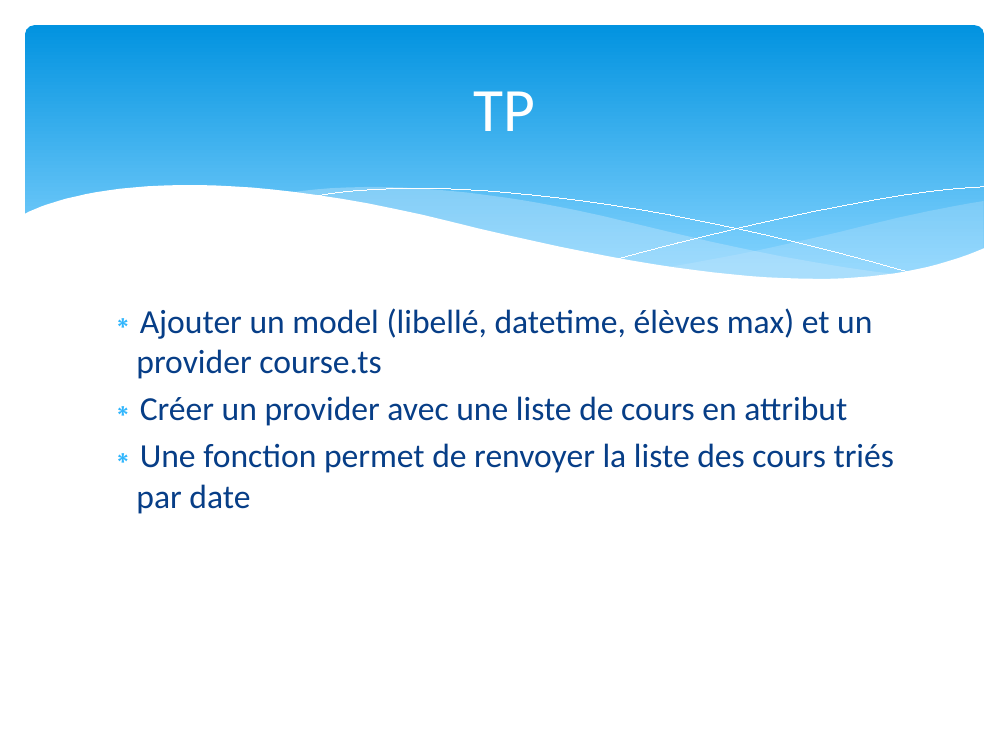
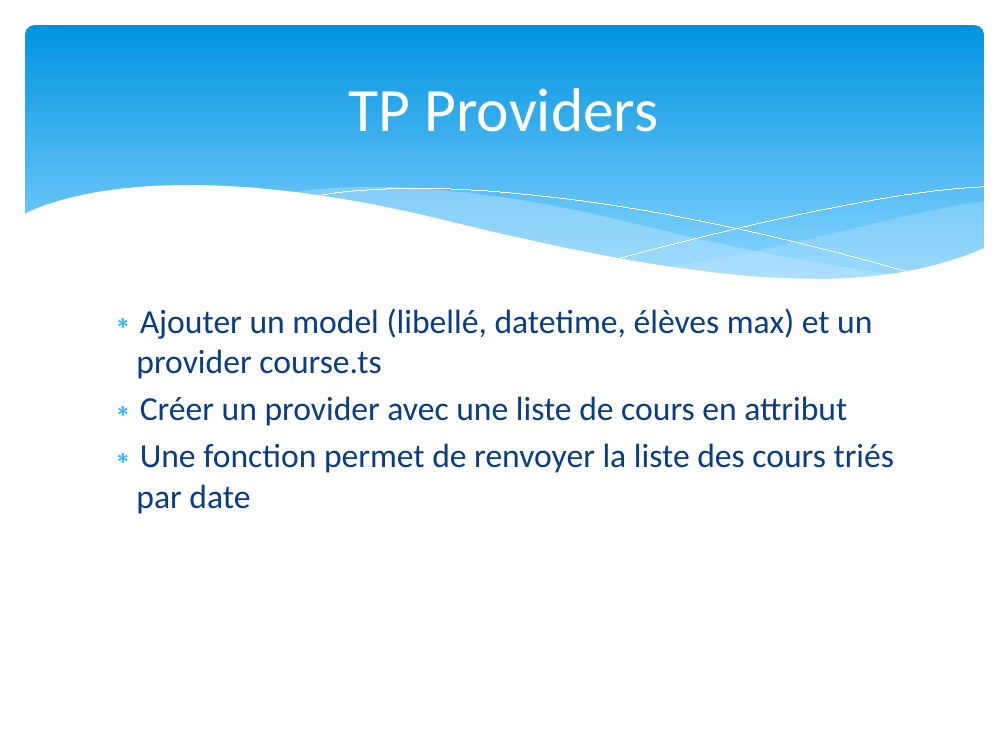
Before and after one commit to dalabord/ng-formation, a slide deck: slide 13 of formation_Angular.pptx. Drawn at 1008x756 pixels with LibreOffice and Linux fonts; fonts in the diff are those of the drawing. Boxes give left, top, right and bottom in pixels: in the first picture for what was removed or moved away, otherwise in the second. Text is boxed around its words. In the diff, an @@ line names an element or a change of style, - is before the commit and + after.

```diff
--- a/formation_Angular.pptx
+++ b/formation_Angular.pptx
@@ title at [349,88,659,132]: text changed @@
-TP
+TP Providers
```
Also in this commit, not shown: 3 other slides changed, 44 other files.
